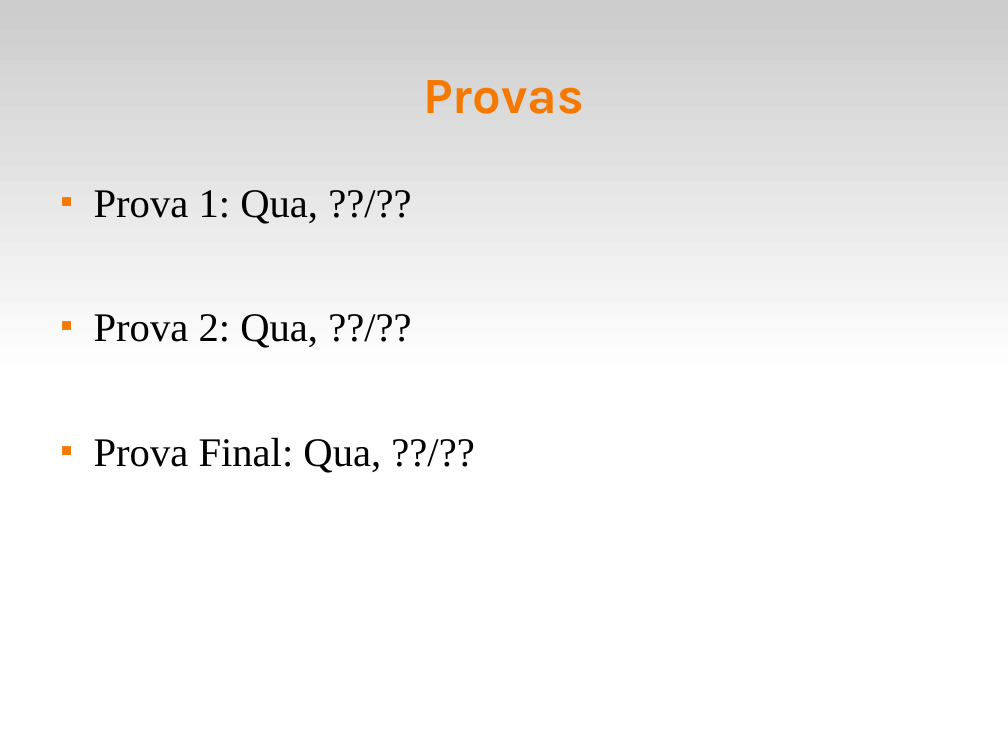
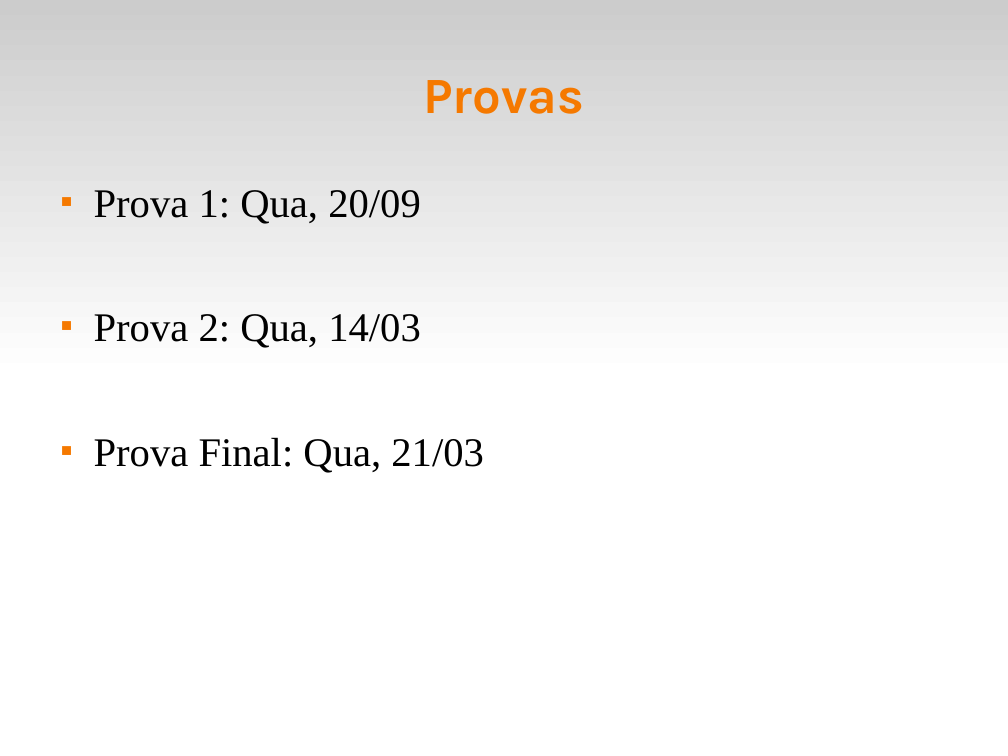
Before and after one commit to fsantanna-uerj/FDC, a slide deck: slide 5 of slides/fdc-00.odp. Drawn at 1008x756 pixels with LibreOffice and Linux fonts; fonts in the diff are those of the drawing. Boxes give left, top, right and bottom in pixels: in the first picture for what was removed or moved away, otherwise in the second. Text is boxed around its words. In the diff, an @@ line names an element or a change of style, - is before the commit and + after.

Commit message:
(>) datas das provas

```diff
--- a/slides/fdc-00.odp
+++ b/slides/fdc-00.odp
@@ text at (94, 190, 484, 473): text changed @@
-■ Prova 1: Qua, ??/??
-■ Prova 2: Qua, ??/??
-■ Prova Final: Qua, ??/??
+■ Prova 1: Qua, 20/09
+■ Prova 2: Qua, 14/03
+■ Prova Final: Qua, 21/03
```
Also in this commit, not shown: 1 other slide changed, 1 other file.
